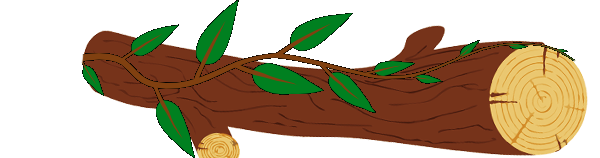
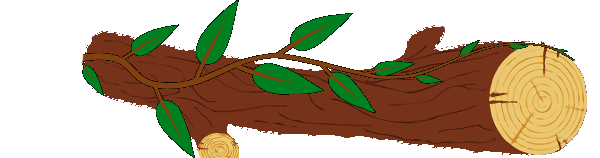
Before/after of a 600 × 158 layered artwork. What changed in the layer stack:
painted on "Layer 2" over (x1=83, y1=25, x2=588, y2=158)
